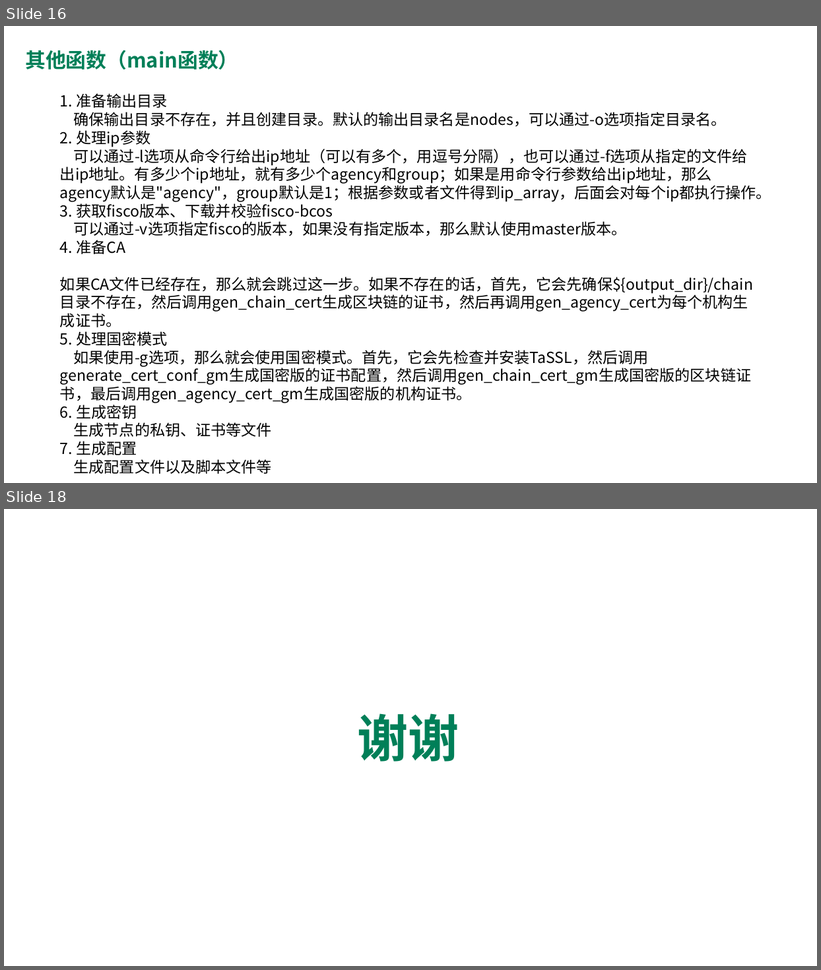
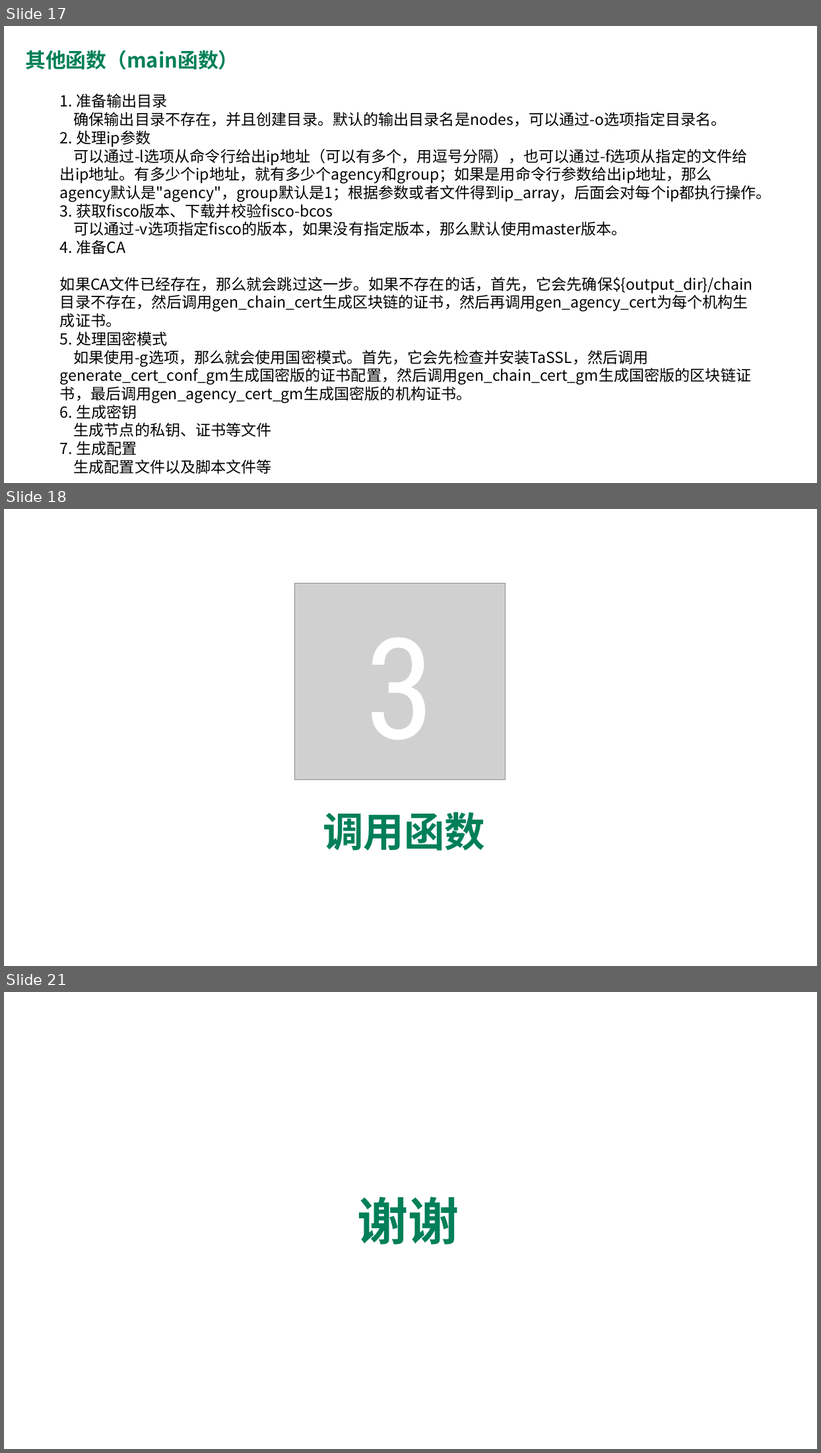
Before and after one commit to blockchaingroup4/webank, a slide deck: 汇报资料/Group4_脚本研读.pptx. Shown one above the other, each under a label of ours: slides 16 and 18 before the commit, slides 17, 18 and 21 after it; the slides between them are not shown. The pictures are 821x970 and 821x1453 pixels, drawn with LibreOffice and Linux fonts; fonts in the diff are those of the drawing; grey boxes stand for pictures. Boxes give left, top, right and bottom in pixels: in the first picture for what was removed or moved away, otherwise in the second. Text is boxed around its words. In the diff, an @@ line names an element or a change of style, - is before the commit and + after.

```diff
--- a/汇报资料/Group4_脚本研读.pptx
+++ b/汇报资料/Group4_脚本研读.pptx
@@ slide 18 added at box(4, 509, 817, 966), background #FFFFFF @@
@@ picture added at box(295, 584, 506, 780) @@
@@ text added at box(365, 638, 434, 740), 166 pt, text #FFFFFF @@
+3
@@ text added at box(323, 812, 485, 851), 48 pt, text #007F58, bold @@
+调用函数
@@ what was slide 16 is now slide 17 @@
@@ what was slide 18 is now slide 21 @@
```
Also in this commit, not shown: 1 slide changed, 2 other slides added.
